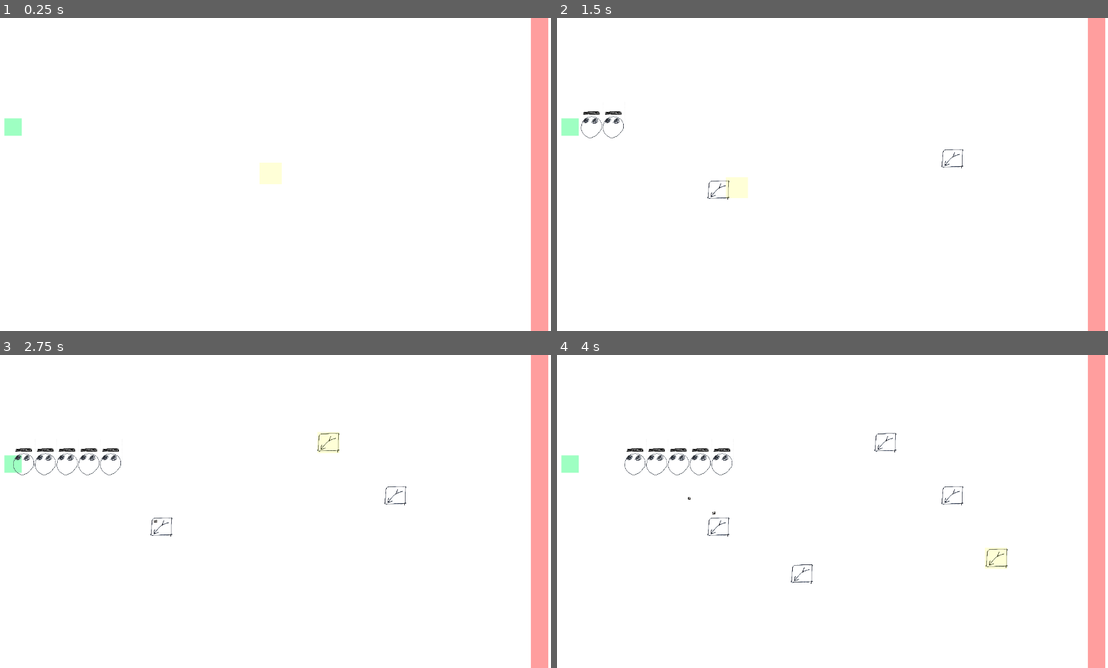
Above: before the commit, frames 1-4 (two rows, left to right).
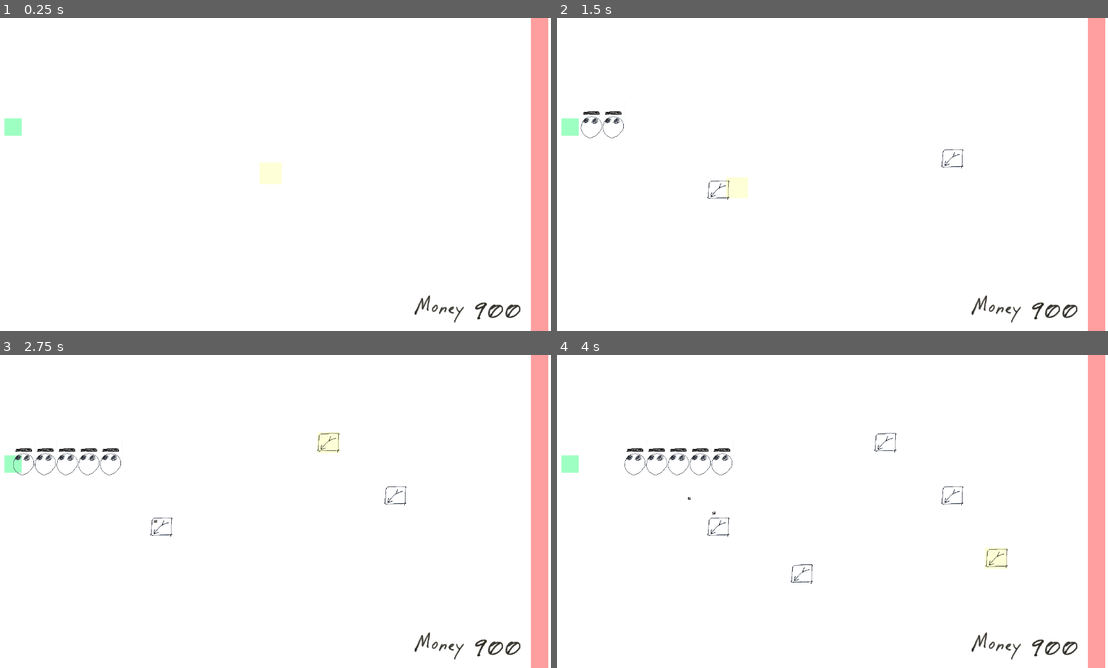
Above: after the commit, the same moments.

Repository: OzuYatamutsu/notebook-tower-defense
Game: Godot game, scene res://levels/test_level.tscn
Two runs of this game, one before a commit and one after it. Both use one fixed random seed, a clock stepped at 60 frames per second and the inputs below.
Inputs (mouse positions are in pixels of both pictures, inside the frame that each line leads up to):
- Up to frame 1 (0.25 s): no input
- Up to frame 2 (1.5 s): tap Enter at 0.5 s; move the mouse to (953, 158) at 0.52 s; click (953, 158) at 0.67 s; move the mouse to (716, 190) at 1.27 s; click (716, 190) at 1.42 s
- Up to frame 3 (2.75 s): move the mouse to (330, 442) at 2.02 s; click (330, 442) at 2.17 s
- Up to frame 4 (4 s): move the mouse to (799, 574) at 2.77 s; click (799, 574) at 2.92 s; move the mouse to (997, 558) at 3.52 s; click (997, 558) at 3.67 s

The runs differ from the first frame. In frame 1, 0.3% of the frame differs, in the area x 75-95%, y 88-98%; in frame 2, 0.3%; in frame 3, 0.3%; in frame 4, 0.3%.

Commit message:
placeholders for ui text

Diff:
--- a/levels/test_level.tscn
+++ b/levels/test_level.tscn
@@ -1,7 +1,10 @@
-[gd_scene load_steps=5 format=3 uid="uid://bmvftpnl3dmue"]
+[gd_scene load_steps=8 format=3 uid="uid://bmvftpnl3dmue"]
 
 [ext_resource type="Script" uid="uid://bmk50h27nnoqd" path="res://levels/test_level.gd" id="1_w7r7j"]
+[ext_resource type="Texture2D" uid="uid://byi56orrign7m" path="res://sprites/money_label.png" id="2_o6mel"]
 [ext_resource type="PackedScene" uid="uid://deg46c6o3hqg4" path="res://components/level_hitbox.tscn" id="3_gmgay"]
+[ext_resource type="Texture2D" uid="uid://dkdaoi6wuh32r" path="res://sprites/num9.png" id="3_ur00s"]
+[ext_resource type="Texture2D" uid="uid://cpx32kpmrfcov" path="res://sprites/num0.png" id="4_wndkh"]
 [ext_resource type="PackedScene" uid="uid://5w0kriffqk6q" path="res://components/TowerPlacementShadow.tscn" id="5_e7anx"]
 [ext_resource type="PackedScene" uid="uid://osxbwsluain5" path="res://components/level_spawn.tscn" id="5_o6mel"]
 
@@ -9,6 +12,47 @@
 script = ExtResource("1_w7r7j")
 
 [node name="UI" type="CanvasLayer" parent="."]
+
+[node name="TextureRect" type="TextureRect" parent="UI"]
+anchors_preset = 3
+anchor_left = 1.0
+anchor_top = 1.0
+anchor_right = 1.0
+anchor_bottom = 1.0
+offset_left = -332.0
+offset_top = -126.0
+offset_right = 168.0
+offset_bottom = 374.0
+grow_horizontal = 0
+grow_vertical = 0
+scale = Vector2(0.3, 0.3)
+size_flags_horizontal = 8
+size_flags_vertical = 8
+texture = ExtResource("2_o6mel")
+
+[node name="TextureRect2" type="TextureRect" parent="UI"]
+offset_left = 1042.0
+offset_top = 599.0
+offset_right = 1542.0
+offset_bottom = 1099.0
+scale = Vector2(0.3, 0.3)
+texture = ExtResource("3_ur00s")
+
+[node name="TextureRect3" type="TextureRect" parent="UI"]
+offset_left = 1076.0
+offset_top = 599.0
+offset_right = 1576.0
+offset_bottom = 1099.0
+scale = Vector2(0.3, 0.3)
+texture = ExtResource("4_wndkh")
+
+[node name="TextureRect4" type="TextureRect" parent="UI"]
+offset_left = 1116.0
+offset_top = 599.0
+offset_right = 1616.0
+offset_bottom = 1099.0
+scale = Vector2(0.3, 0.3)
+texture = ExtResource("4_wndkh")
 
 [node name="viewport" type="CanvasLayer" parent="."]
 
